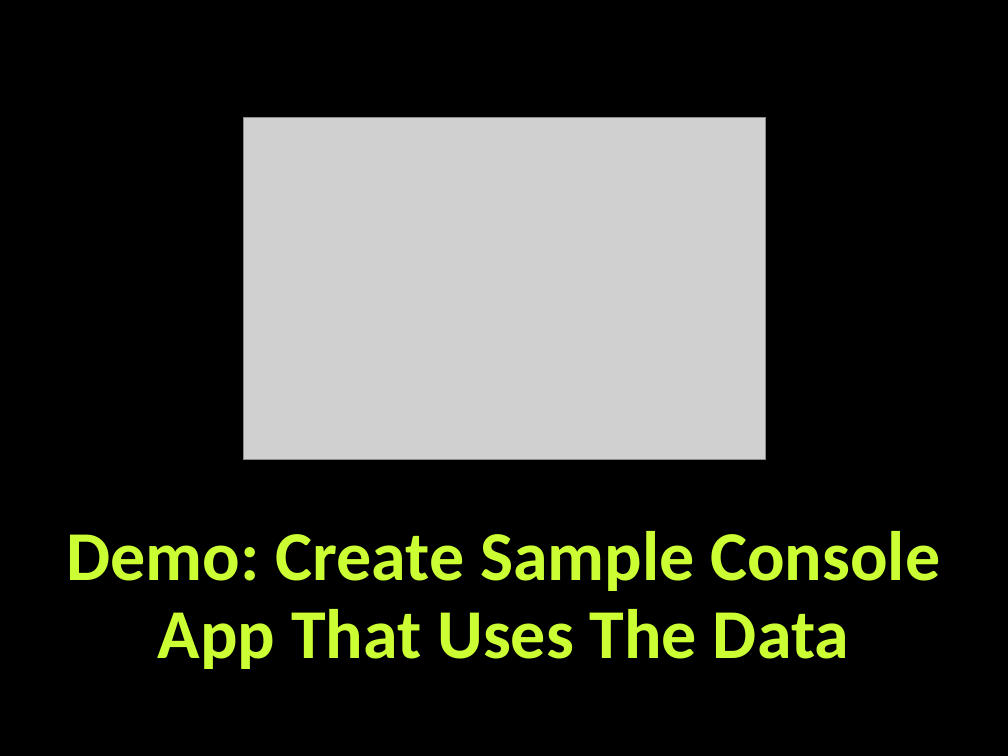
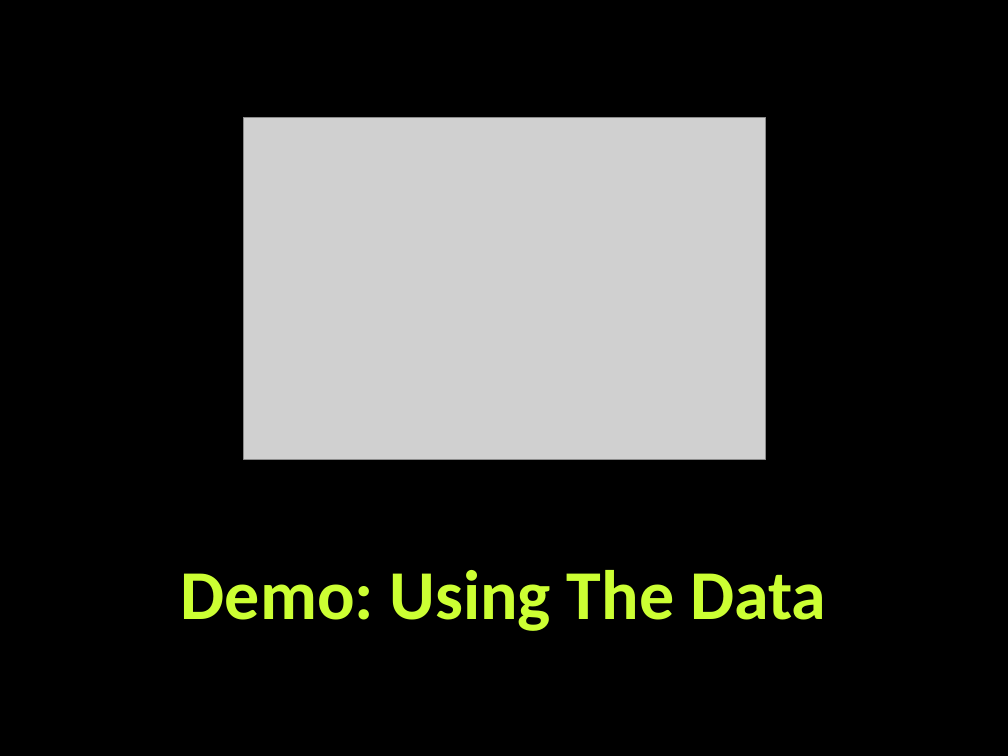
Before and after one commit to martin-nikolov/Telerik-Academy, a slide deck: slide 17 of Databases/10. Entity Framework Code First/Entity-Framework-Code-First.pptx. Drawn at 1008x756 pixels with LibreOffice and Linux fonts; fonts in the diff are those of the drawing; grey boxes stand for pictures; background and template pictures are left out. Boxes give left, top, right and bottom in pixels: in the first picture for what was removed or moved away, otherwise in the second. Text is boxed around its words. In the diff, an @@ line names an element or a change of style, - is before the commit and + after.

```diff
--- a/Databases/10. Entity Framework Code First/Entity-Framework-Code-First.pptx
+++ b/Databases/10. Entity Framework Code First/Entity-Framework-Code-First.pptx
@@ title at (181, 570, 826, 631): text changed @@
-Demo: Create Sample Console App That Uses The Data
+Demo: Using The Data
```
Also in this commit, not shown: 3 other slides changed, 6 slides added, 2 slides removed, 3 other files.
